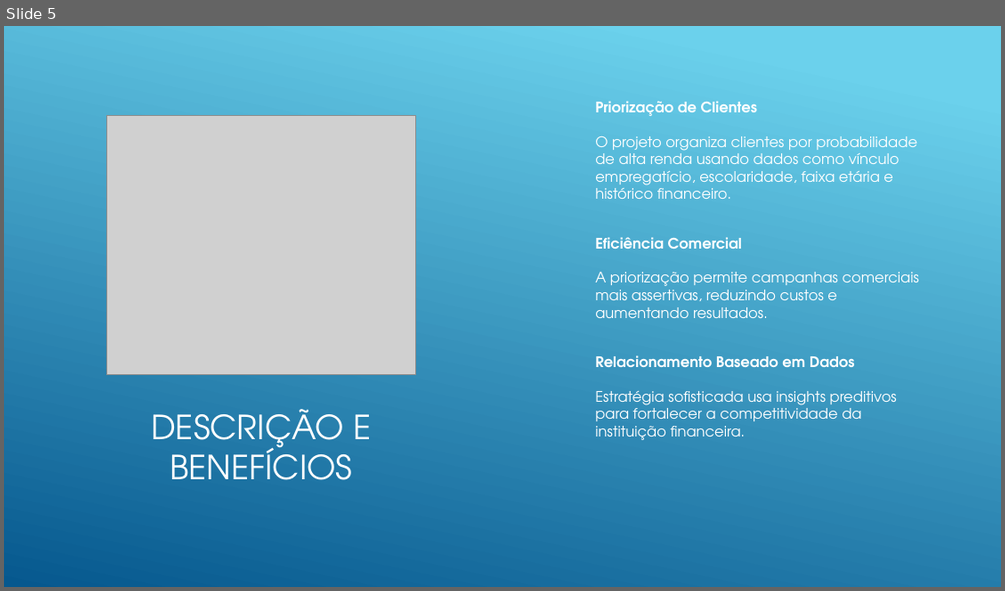
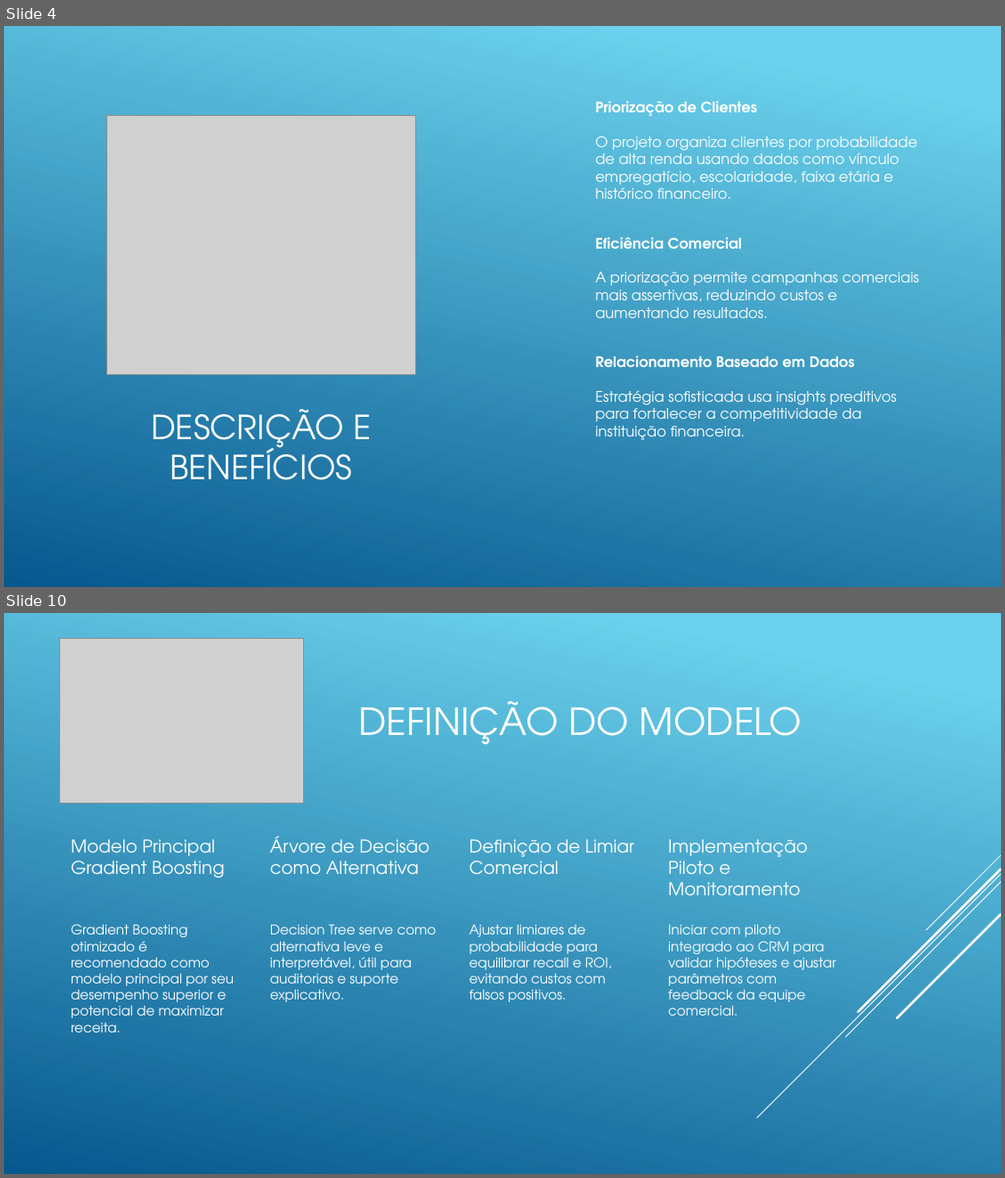
Before and after one commit to lincolngmc/caixaVersoGrupo5Modulo2, a slide deck: segmentacao_clientes_alta_renda.pptx. Shown one above the other, each under a label of ours: slide 5 before the commit, slides 4 and 10 after it; the slides between them are not shown. The pictures are 1005x591 and 1005x1178 pixels, drawn with LibreOffice and Linux fonts; fonts in the diff are those of the drawing; grey boxes stand for pictures. Boxes give left, top, right and bottom in pixels: in the first picture for what was removed or moved away, otherwise in the second. Text is boxed around its words. In the diff, an @@ line names an element or a change of style, - is before the commit and + after.

```diff
--- a/segmentacao_clientes_alta_renda.pptx
+++ b/segmentacao_clientes_alta_renda.pptx
@@ slide 10 added at [4, 613, 1001, 1174], background gradient #6ED2EB to #06588E @@
@@ picture added at [59, 639, 303, 803] @@
@@ title added at [358, 701, 802, 745], 36 pt, text #FFFFFF @@
+DEFINIÇÃO DO MODELO
@@ group added at [71, 835, 836, 1032]: 8 texts @@
+Modelo Principal Gradient Boosting
+Gradient Boosting otimizado é recomendado como modelo principal por seu desempenho superior e potencial de maximizar receita.
+Árvore de Decisão como Alternativa
+Decision Tree serve como alternativa leve e interpretável, útil para auditorias e suporte explicativo.
+Definição de Limiar Comercial
+Ajustar limiares de probabilidade para equilibrar recall e ROI, evitando custos com falsos positivos.
+Implementação Piloto e Monitoramento
+Iniciar com piloto integrado ao CRM para validar hipóteses e ajustar parâmetros com feedback da equipe comercial.
@@ group added at [757, 855, 1001, 1118]: 5 lines @@
@@ what was slide 5 is now slide 4 @@
```
Also in this commit, not shown: 4 slides changed, 3 other slides added, 11 slides removed, 1 other file.
